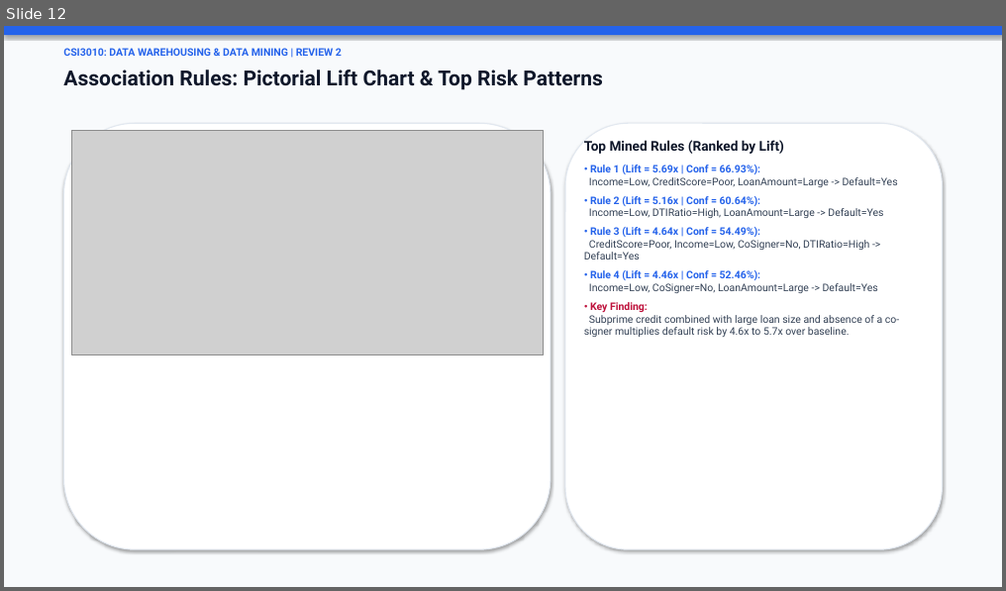
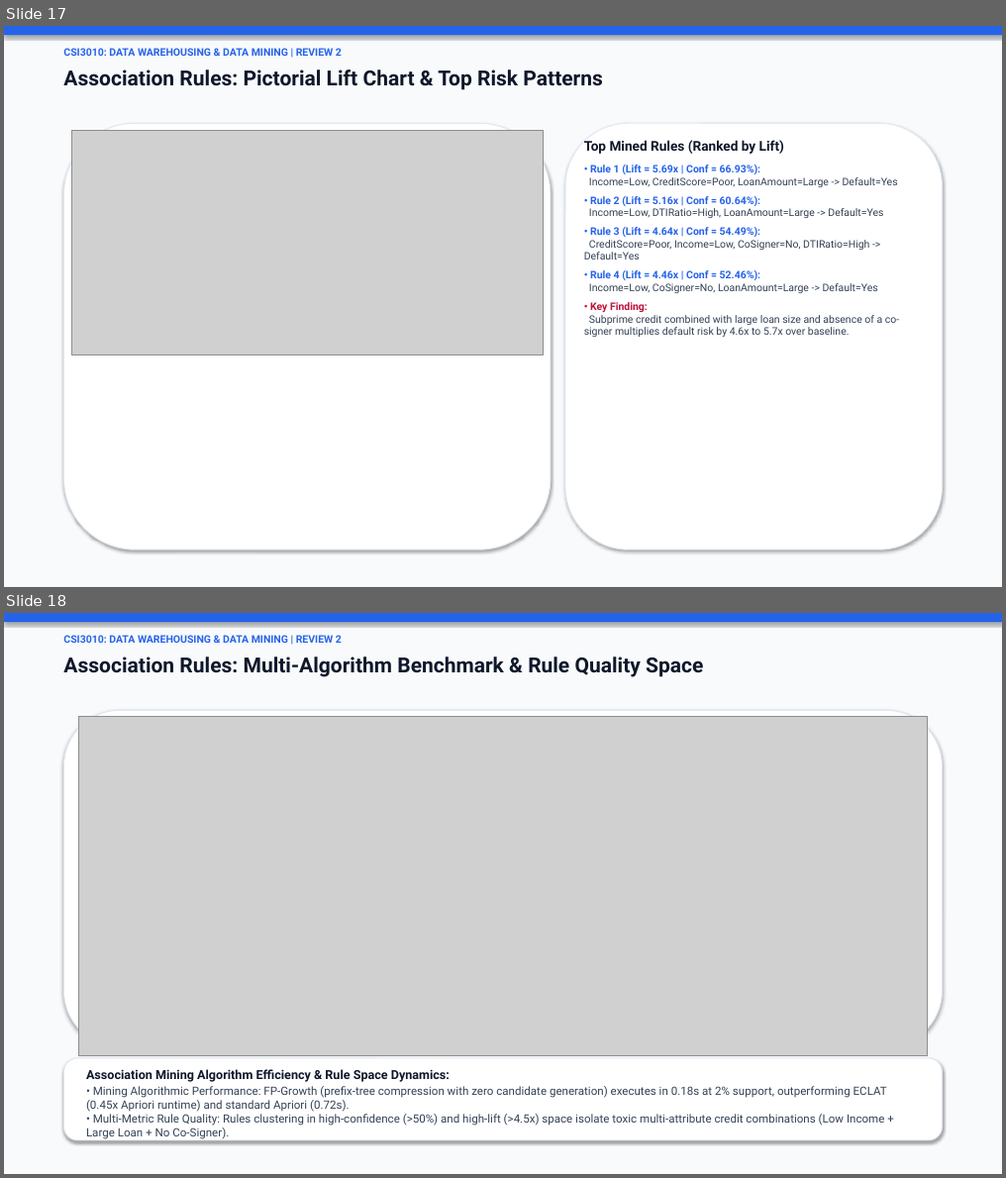
Before and after one commit to MahaprabhuK/Byte_Brigades_Loan_Default, a slide deck: Review2_ByteBrigades_LoanDefault.pptx. Shown one above the other, each under a label of ours: slide 12 before the commit, slides 17 and 18 after it. The pictures are 1006x591 and 1006x1178 pixels, drawn with LibreOffice and Linux fonts; fonts in the diff are those of the drawing; grey boxes stand for pictures. Boxes give left, top, right and bottom in pixels: in the first picture for what was removed or moved away, otherwise in the second. Text is boxed around its words. In the diff, an @@ line names an element or a change of style, - is before the commit and + after.

Commit message:
feat(presentation): add multi-algorithm comparative visuals across classification, clustering, association rules, and prediction

```diff
--- a/Review2_ByteBrigades_LoanDefault.pptx
+++ b/Review2_ByteBrigades_LoanDefault.pptx
@@ slide 18 added at (4, 613, 1002, 1174), background #F8FAFC @@
@@ rectangle added at (4, 613, 1002, 622), fill #2563EB @@
@@ text added at (63, 635, 342, 643), 10 pt, text #2563EB, bold @@
+CSI3010: DATA WAREHOUSING & DATA MINING | REVIEW 2
@@ text added at (63, 657, 703, 677), 20 pt, text #0F172A, bold @@
+Association Rules: Multi-Algorithm Benchmark & Rule Quality Space
@@ rounded rectangle added at (63, 710, 943, 1048), fill #FFFFFF, outline #E2E8F0 1 pt @@
@@ picture added at (79, 716, 927, 1056) @@
@@ rounded rectangle added at (63, 1059, 943, 1141), fill #FFFFFF, outline #E2E8F0 1 pt @@
@@ text added at (86, 1069, 887, 1140), 11 pt, text #334155 @@
+Association Mining Algorithm Efficiency & Rule Space Dynamics:
+• Mining Algorithmic Performance: FP-Growth (prefix-tree compression with zero candidate generation) executes in 0.18s at 2% support, outperforming ECLAT (0.45x Apriori runtime) and standard Apriori (0.72s).
+• Multi-Metric Rule Quality: Rules clustering in high-confidence (>50%) and high-lift (>4.5x) space isolate toxic multi-attribute credit combinations (Low Income + Large Loan + No Co-Signer).
@@ what was slide 12 is now slide 17 @@
```
Also in this commit, not shown: 1 slide changed, 6 other slides added, 11 other files.
